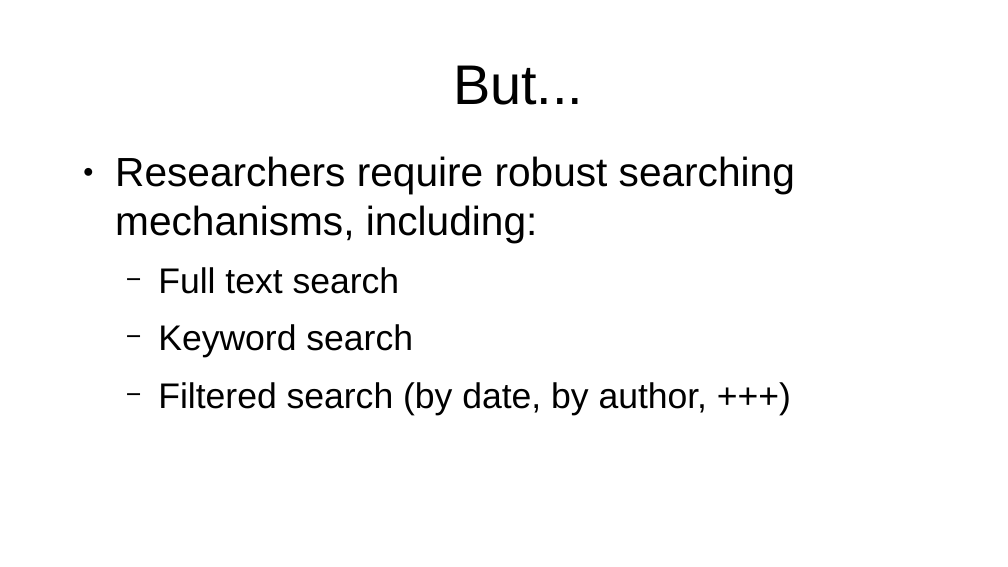
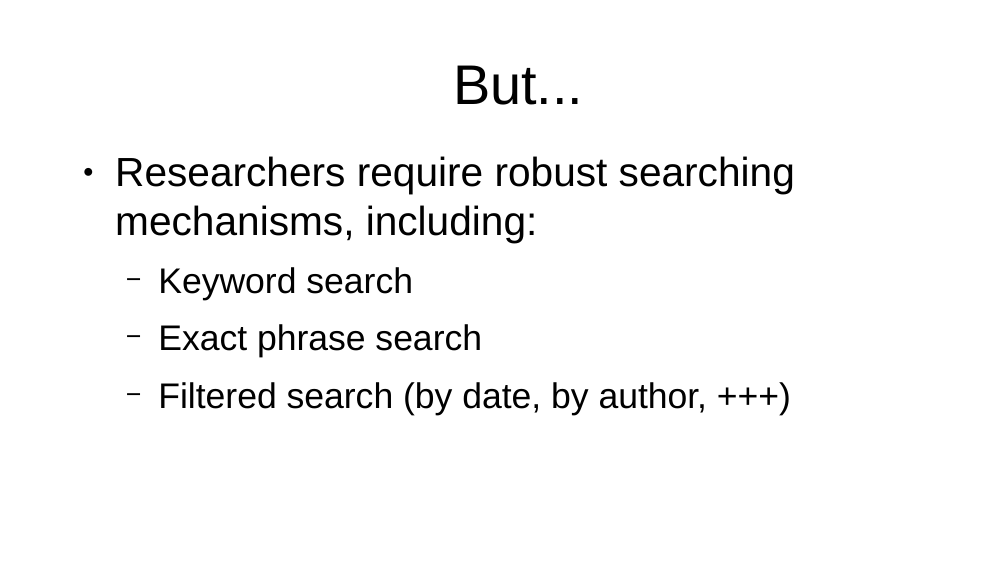
Before and after one commit to projectEndings/Endings, a slide deck: slide 8 of presentations/dhsi2020/staticSearch.odp. Drawn at 1008x567 pixels with LibreOffice and Linux fonts; fonts in the diff are those of the drawing. Boxes give left, top, right and bottom in pixels: in the first picture for what was removed or moved away, otherwise in the second. Text is boxed around its words. In the diff, an @@ line names an element or a change of style, - is before the commit and + after.

```diff
--- a/presentations/dhsi2020/staticSearch.odp
+++ b/presentations/dhsi2020/staticSearch.odp
@@ text at (x1=158, y1=267, x2=400, y2=294): paragraph removed @@
-  − Full text search
@@ text at (x1=158, y1=324, x2=482, y2=358): paragraph added @@
+  − Exact phrase search
```
Also in this commit, not shown: 4 other slides changed, 4 slides added, 2 other files.
